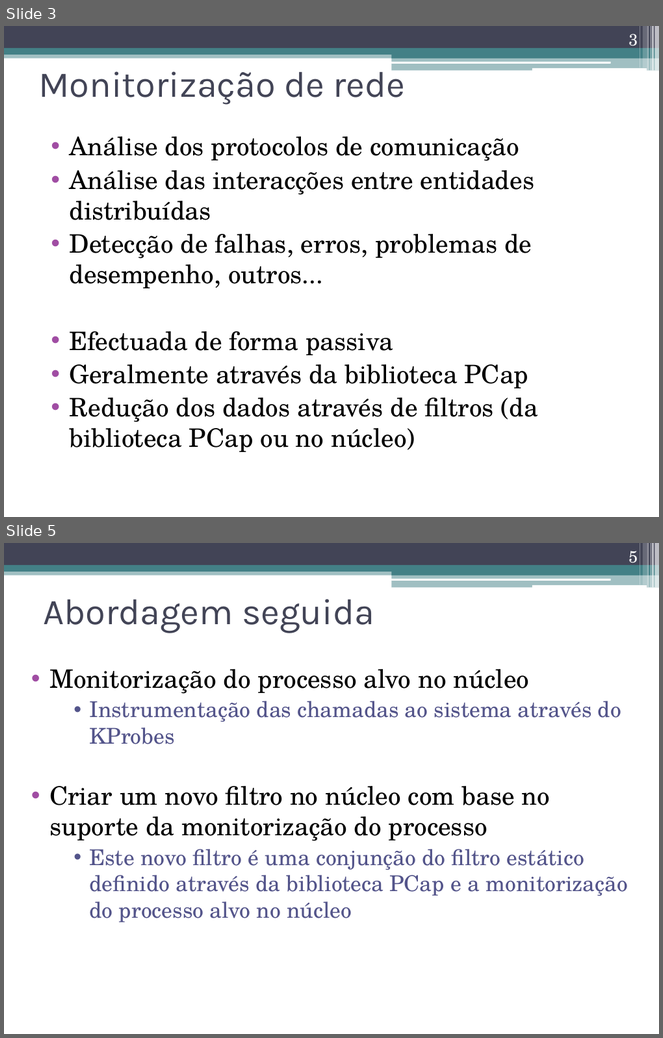
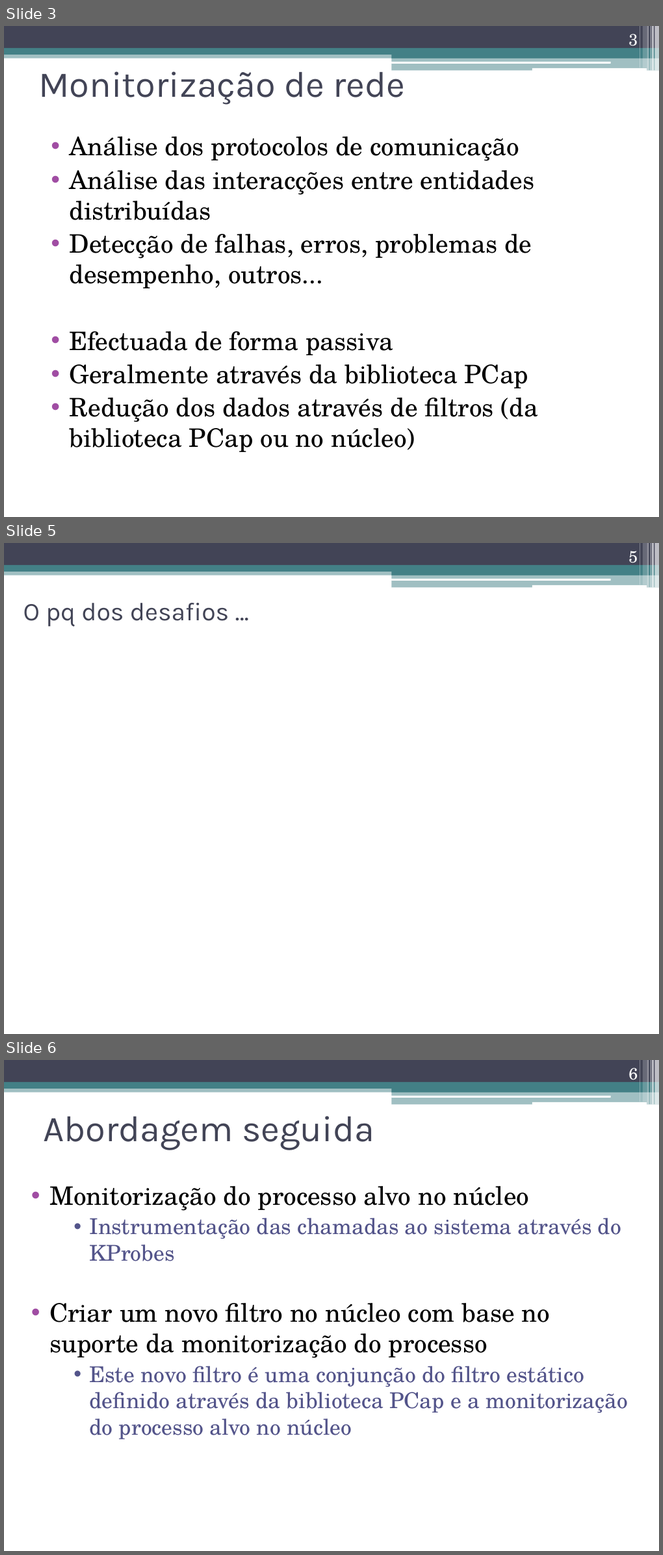
Before and after one commit to nunogmartins/cap_dissertation, a slide deck: doc/apresentacao_dissertacao.pptx. Shown one above the other, each under a label of ours: slides 3 and 5 before the commit, slides 3, 5 and 6 after it; the slides between them are not shown. The pictures are 663x1038 and 663x1555 pixels, drawn with LibreOffice and Linux fonts; fonts in the diff are those of the drawing. Boxes give left, top, right and bottom in pixels: in the first picture for what was removed or moved away, otherwise in the second. Text is boxed around its words. In the diff, an @@ line names an element or a change of style, - is before the commit and + after.

```diff
--- a/doc/apresentacao_dissertacao.pptx
+++ b/doc/apresentacao_dissertacao.pptx
@@ slide 5 added at bbox=[4, 543, 659, 1034], background #FFFFFF; not listed: 13 template elements that a slide beside it also shows @@
@@ page number added at bbox=[629, 551, 638, 568], 18 pt, text #FFFFFF @@
+5
@@ title added at bbox=[24, 603, 229, 627], 28 pt, text #424456 @@
+O pq dos desafios …
@@ what was slide 5 is now slide 6 @@
@@ page number at bbox=[629, 1068, 638, 1085]: text changed @@
-5
+6
```
Also in this commit, not shown: 5 slides changed.
